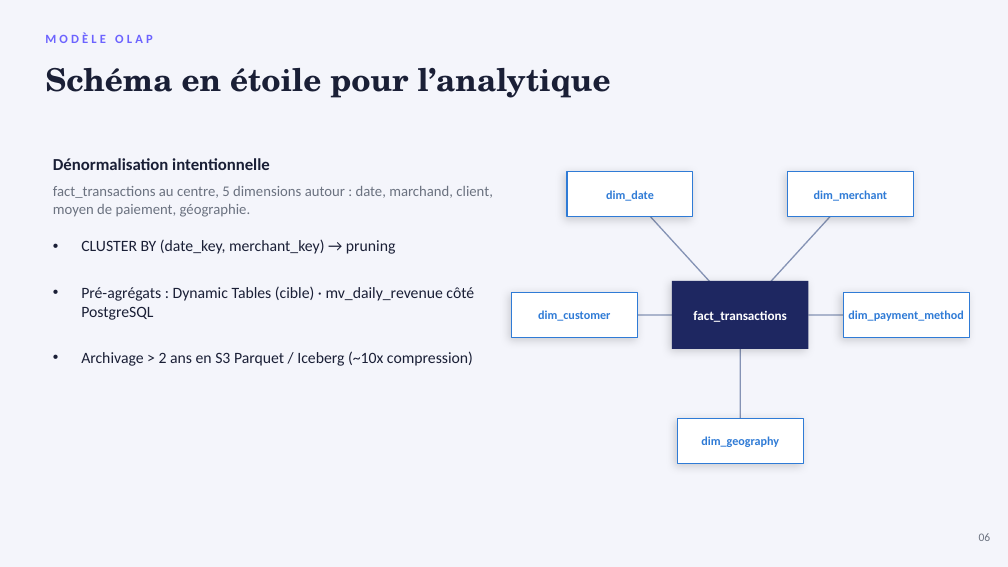
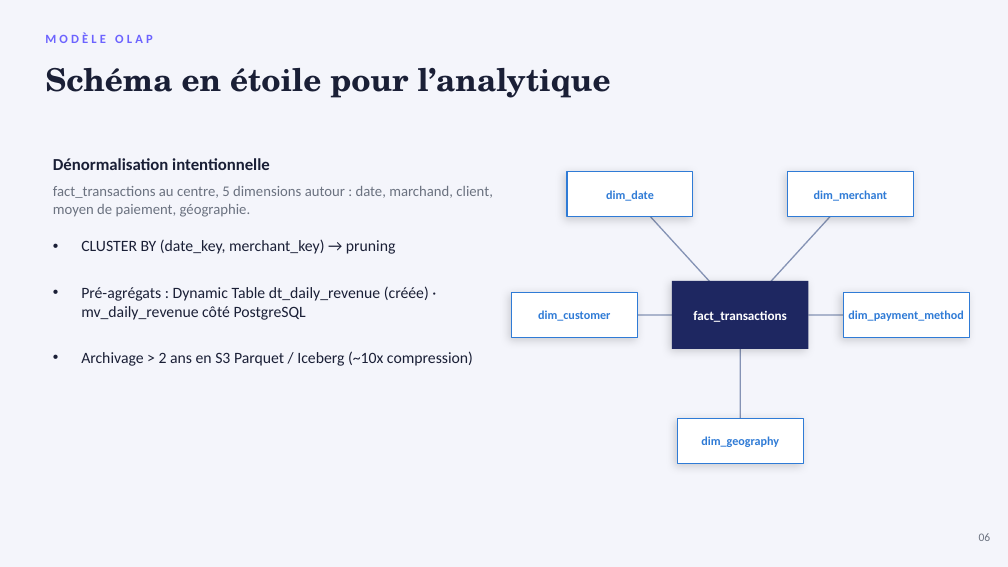
Before and after one commit to PDUCLOS/BLOC2-STRIPE, a slide deck: slide 8 of presentation/stripe_presentation_bloc2.pptx. Drawn at 1008x567 pixels with LibreOffice and Linux fonts; fonts in the diff are those of the drawing. Boxes give left, top, right and bottom in pixels: in the first picture for what was removed or moved away, otherwise in the second. Text is boxed around its words. In the diff, an @@ line names an element or a change of style, - is before the commit and + after.

```diff
--- a/presentation/stripe_presentation_bloc2.pptx
+++ b/presentation/stripe_presentation_bloc2.pptx
@@ text at (x1=81, y1=286, x2=429, y2=320): text changed @@
-• Pré-agrégats : Dynamic Tables (cible) · mv_daily_revenue côté PostgreSQL
+• Pré-agrégats : Dynamic Table dt_daily_revenue (créée) · mv_daily_revenue côté PostgreSQL
```
Also in this commit, not shown: 2 other slides changed, 21 other files.
